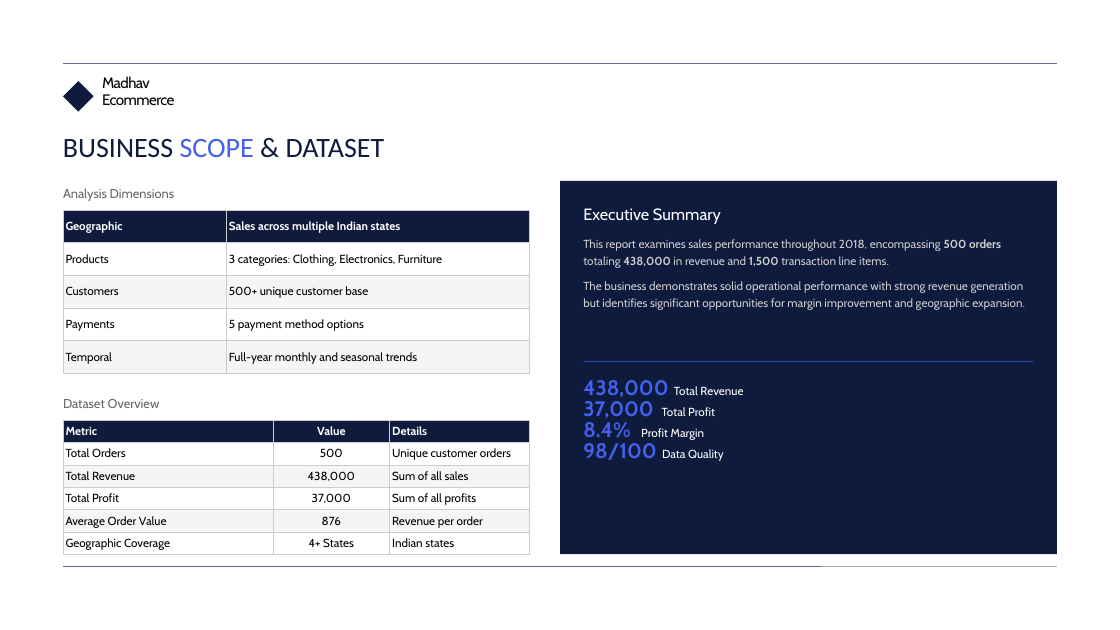
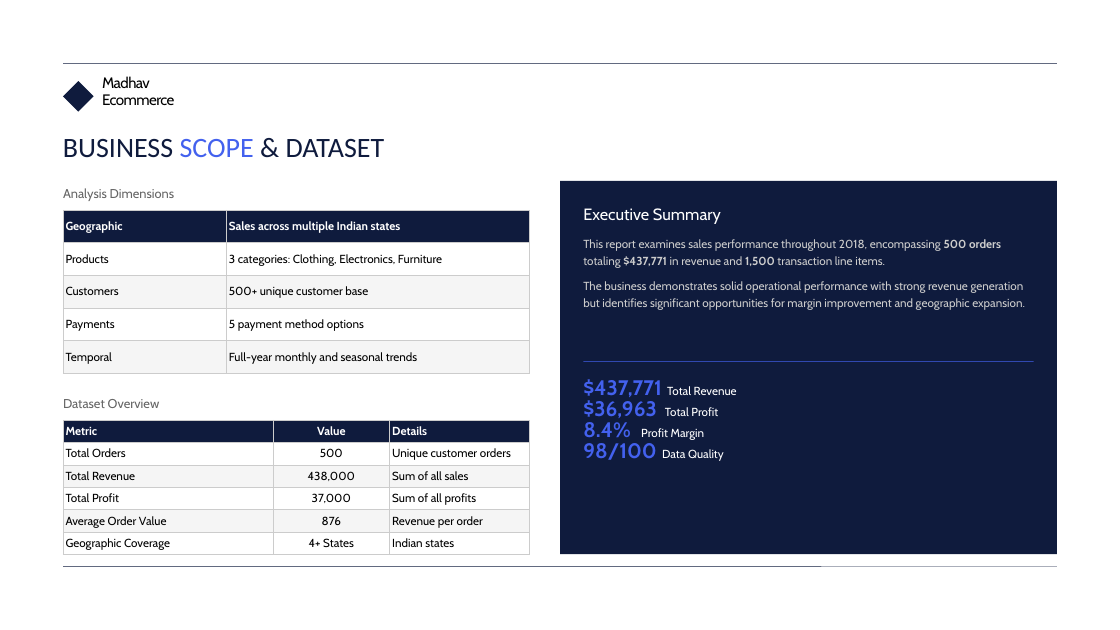
Before and after one commit to Riq-wq/ecommerce-sales-dashboard, a slide deck: slide 5 of Ecommerce Sales Dashboard Analysis.pptx. Drawn at 1120x630 pixels with LibreOffice and Linux fonts; fonts in the diff are those of the drawing. Boxes give left, top, right and bottom in pixels: in the first picture for what was removed or moved away, otherwise in the second. Text is boxed around its words. In the diff, an @@ line names an element or a change of style, - is before the commit and + after.

Commit message:
Fix KPI figures: correct AOV (), Quantity (5,615), Revenue (,771), Profit (,963)

```diff
--- a/Ecommerce Sales Dashboard Analysis.pptx
+++ b/Ecommerce Sales Dashboard Analysis.pptx
@@ text at (x1=583, y1=239, x2=1001, y2=268): text changed @@
-This report examines sales performance throughout 2018, encompassing 500 orders totaling 438,000 in revenue and 1,500 transaction line items.
+This report examines sales performance throughout 2018, encompassing 500 orders totaling $437,771 in revenue and 1,500 transaction line items.
@@ text at (x1=583, y1=379, x2=737, y2=423): text changed @@
-438,000 Total Revenue
-37,000 Total Profit
+$437,771 Total Revenue
+$36,963 Total Profit
```
Also in this commit, not shown: 7 other slides changed.
